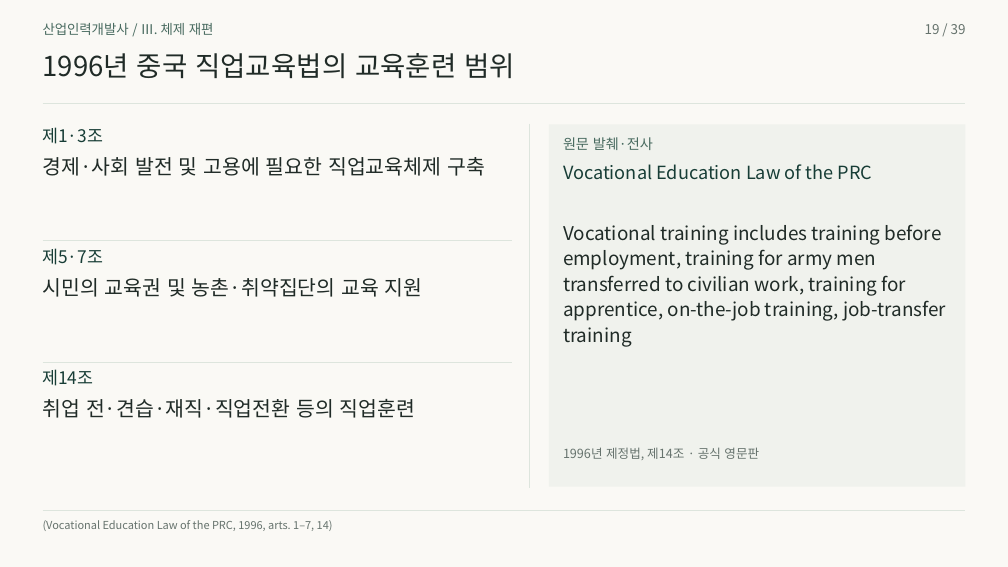
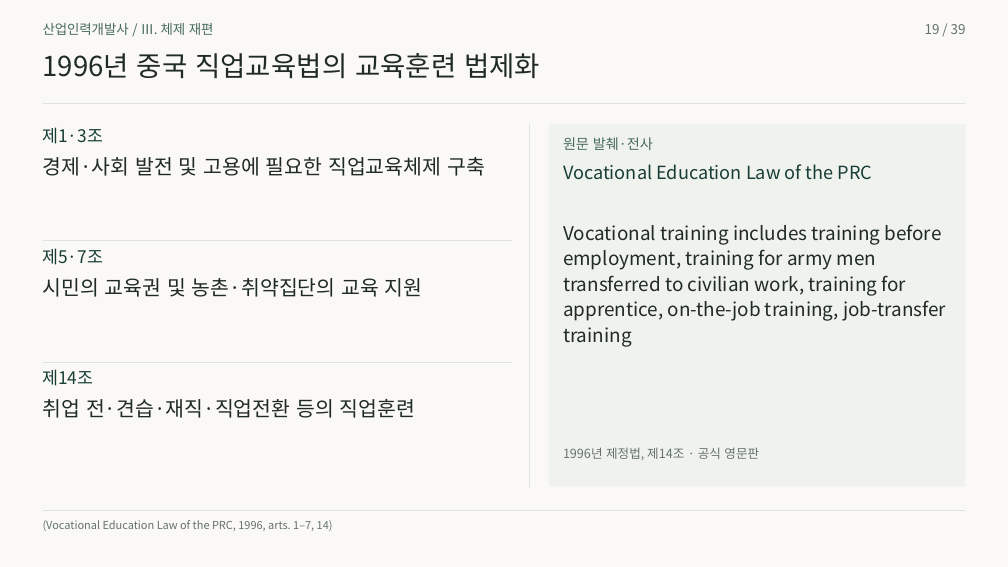
Before and after one commit to 01Chungee10/vet-history-rehearsal, a slide deck: slide 19 of au-cn-2026/presentation.pptx. Drawn at 1008x567 pixels with LibreOffice and Linux fonts; fonts in the diff are those of the drawing. Boxes give left, top, right and bottom in pixels: in the first picture for what was removed or moved away, otherwise in the second. Text is boxed around its words. In the diff, an @@ line names an element or a change of style, - is before the commit and + after.

```diff
--- a/au-cn-2026/presentation.pptx
+++ b/au-cn-2026/presentation.pptx
@@ text at <box>43,53,540,78</box>: text changed @@
-1996년 중국 직업교육법의 교육훈련 범위
+1996년 중국 직업교육법의 교육훈련 법제화
```
Also in this commit, not shown: 29 other slides changed, 37 other files.
